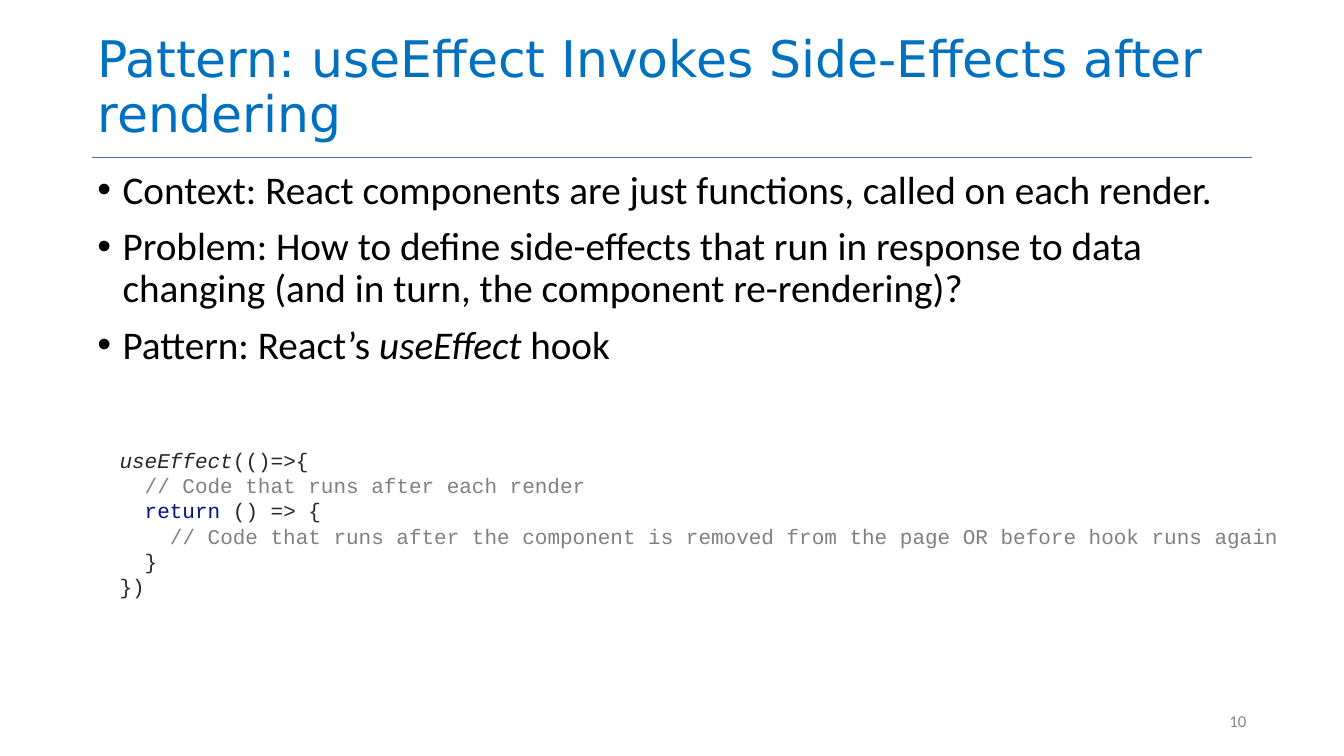
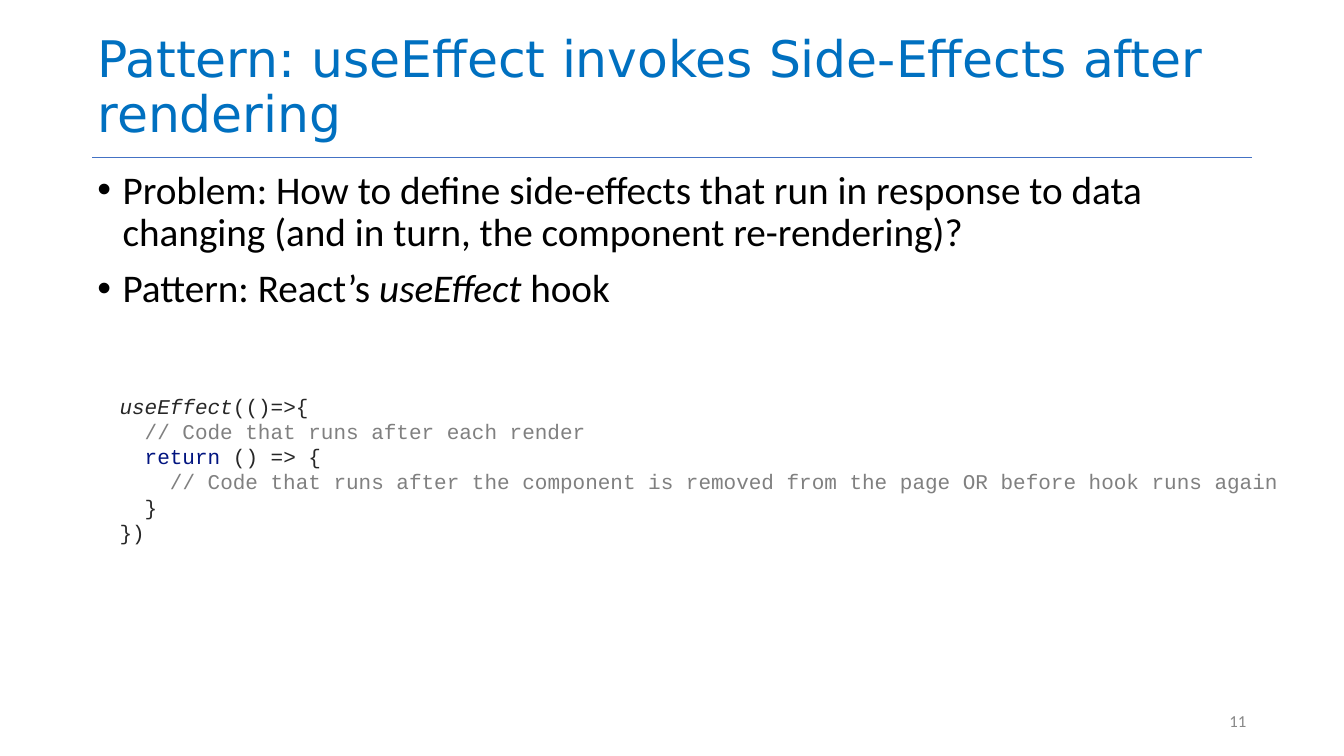
Before and after one commit to neu-se/CS4530-Spring-2023, a slide deck: slide 11 of Slides/Module 08 Patterns of React.pptx (slide 10 before the commit). Drawn at 1344x756 pixels with LibreOffice and Linux fonts; fonts in the diff are those of the drawing. Boxes give left, top, right and bottom in pixels: in the first picture for what was removed or moved away, otherwise in the second. Text is boxed around its words. In the diff, an @@ line names an element or a change of style, - is before the commit and + after.

```diff
--- a/Slides/Module 08 Patterns of React.pptx
+++ b/Slides/Module 08 Patterns of React.pptx
@@ title at bbox=[97, 38, 1202, 143]: text changed @@
-Pattern: useEffect Invokes Side-Effects after rendering
+Pattern: useEffect invokes Side-Effects after rendering
@@ text at bbox=[123, 176, 1212, 211]: paragraph removed @@
-• Context: React components are just functions, called on each render.
@@ text "useEffect(()=>{": place and size @@
-text "useEffect(()=>{" at bbox=[120, 453, 1278, 549]
+text "useEffect(()=>{" at bbox=[120, 399, 1278, 494]
@@ page number at bbox=[1229, 716, 1246, 727]: text changed @@
-10
+11
```
Also in this commit, not shown: 7 other slides changed, 1 slide added, 2 slides removed, 1 other file.
